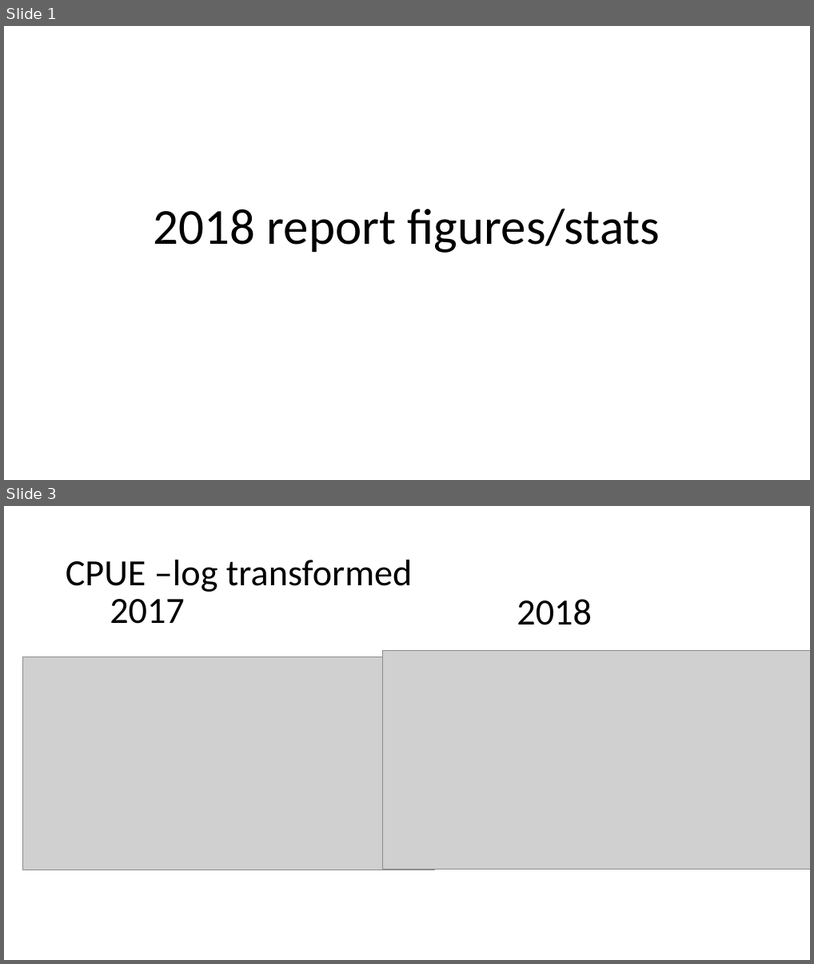
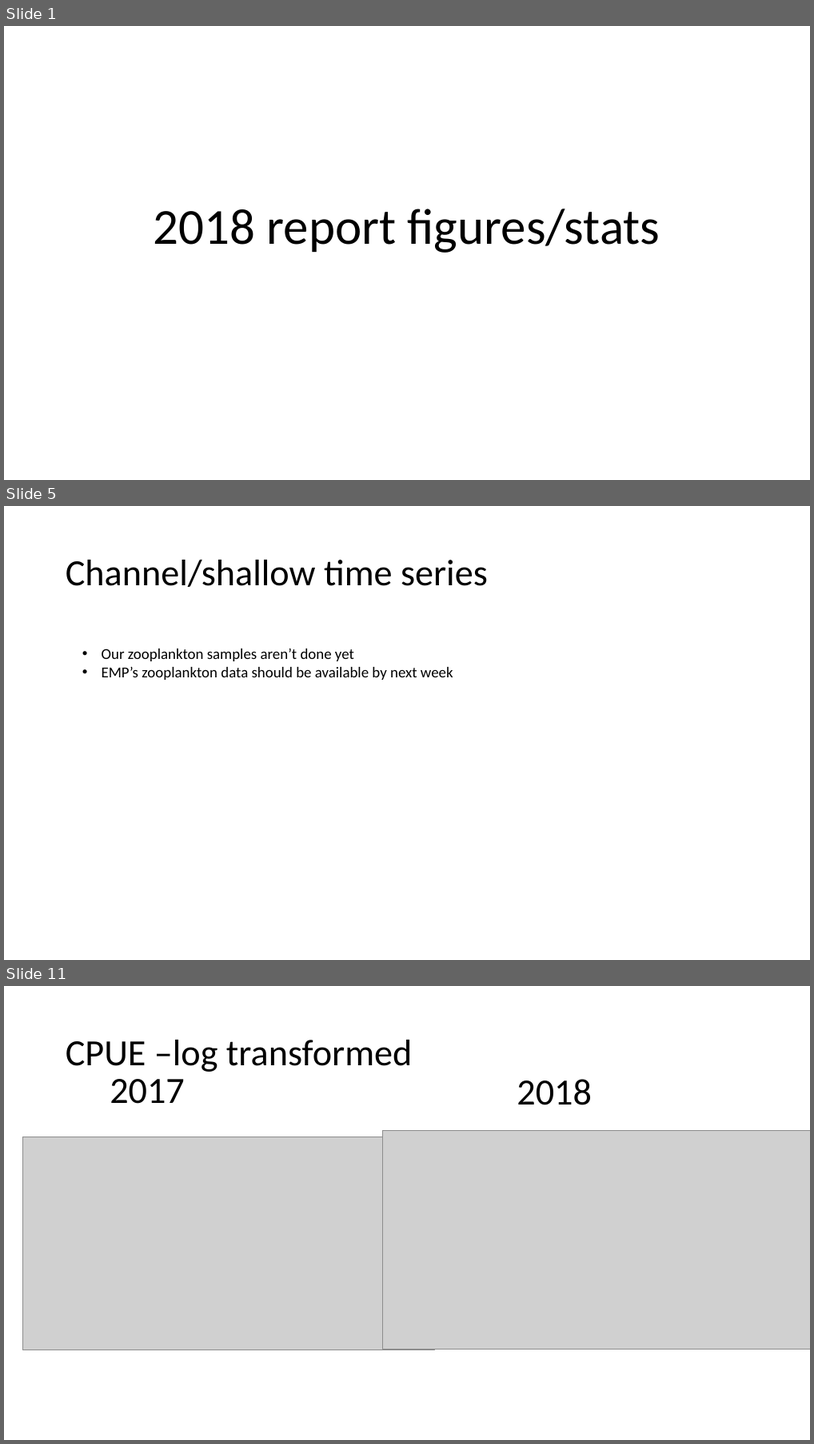
Before and after one commit to rosehartman/FRPreport2018, a slide deck: May phase IV analyses.pptx. Shown one above the other, each under a label of ours: slides 1 and 3 before the commit, slides 1, 5 and 11 after it; the slides between them are not shown. The pictures are 814x964 and 814x1444 pixels, drawn with LibreOffice and Linux fonts; fonts in the diff are those of the drawing; grey boxes stand for pictures. Boxes give left, top, right and bottom in pixels: in the first picture for what was removed or moved away, otherwise in the second. Text is boxed around its words. In the diff, an @@ line names an element or a change of style, - is before the commit and + after.

```diff
--- a/May phase IV analyses.pptx
+++ b/May phase IV analyses.pptx
@@ slide 5 added at bbox=[4, 506, 810, 960], background #FFFFFF @@
@@ title added at bbox=[66, 560, 488, 587], 44 pt, text #000000 @@
+Channel/shallow time series
@@ text added at bbox=[102, 648, 454, 680], 18 pt, text #000000 @@
+• Our zooplankton samples aren’t done yet
+• EMP’s zooplankton data should be available by next week
@@ what was slide 3 is now slide 11 @@
```
Also in this commit, not shown: 5 slides changed, 8 other slides added, 1 slide removed, 9 other files.
